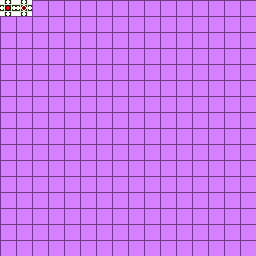
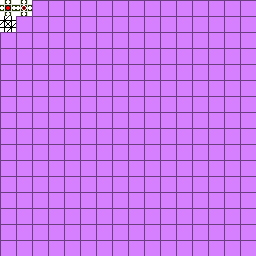
Layered file, before and after one edit (w=256, h=256). Changes by layer:
added layer "1*16+0 roundrobin" above "Ebene 0" over [0, 16, 16, 32]
painted on "Ebene 6" over [0, 16, 16, 32]
